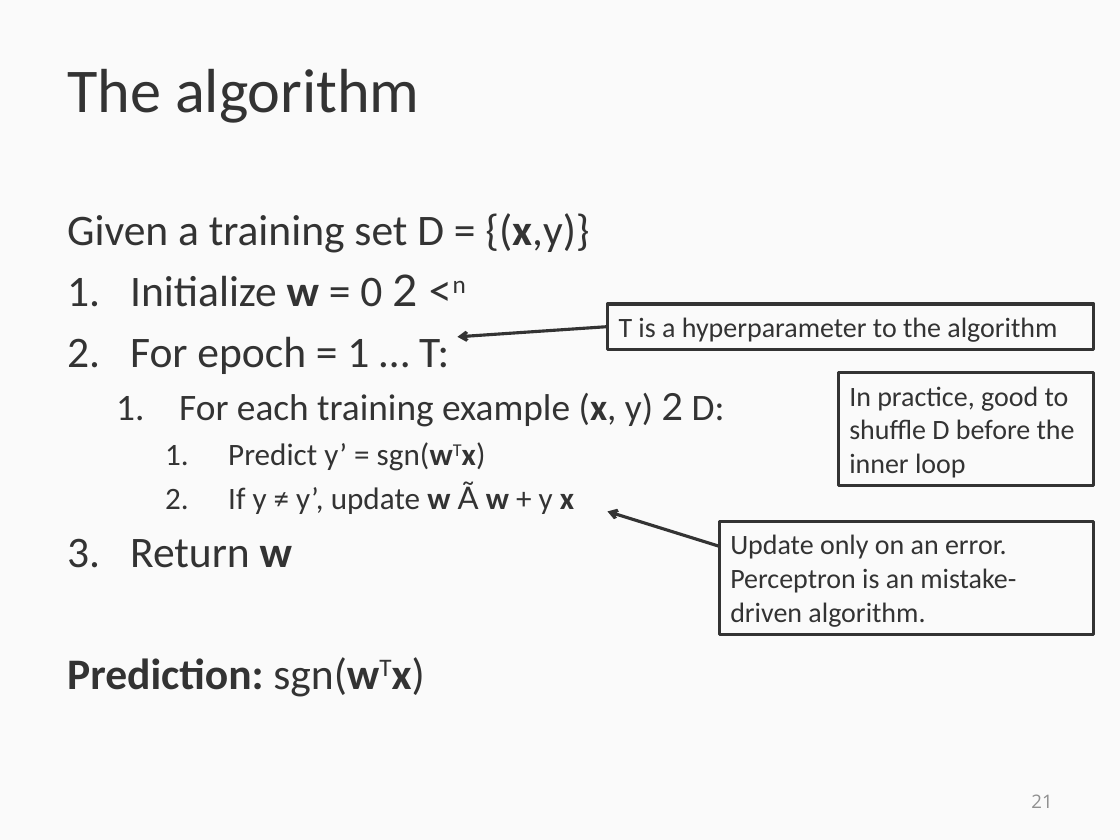
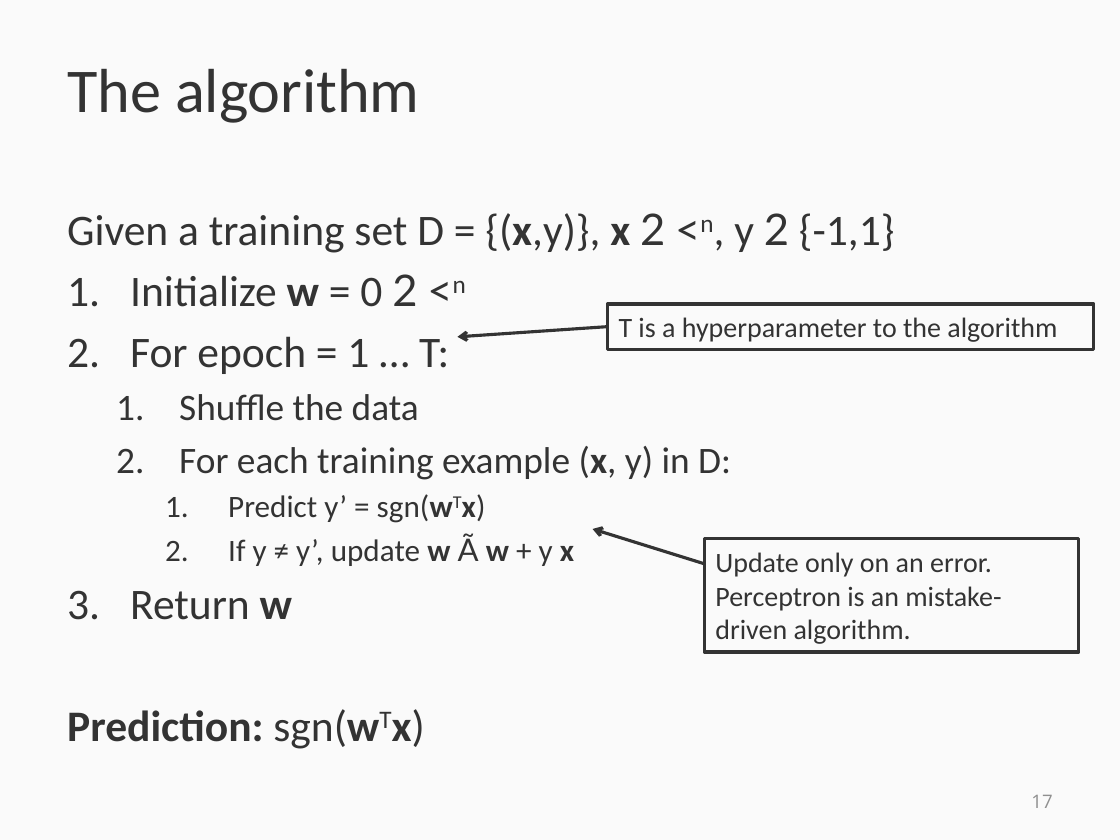
Before and after one commit to svivek/structured-prediction, a slide deck: slide 17 of slides/review/review.pptx (slide 21 before the commit). Drawn at 1120x840 pixels with LibreOffice and Linux fonts; fonts in the diff are those of the drawing. Boxes give left, top, right and bottom in pixels: in the first picture for what was removed or moved away, otherwise in the second. Text is boxed around its words. In the diff, an @@ line names an element or a change of style, - is before the commit and + after.

```diff
--- a/slides/review/review.pptx
+++ b/slides/review/review.pptx
@@ text at box(67, 213, 895, 253): text changed @@
-Given a training set D = {(x,y)}
+Given a training set D = {(x,y)}, x 2 <n, y 2 {-1,1}
@@ rectangle removed at box(838, 373, 1093, 486) @@
-In practice, good to shuffle D before the inner loop
@@ text at box(179, 394, 731, 480): text changed @@
-  1. For each training example (x, y) 2 D:
+  1. Shuffle the data
+  2. For each training example (x, y) in D:
@@ arrow moved from (719, 547) - (607, 512) to (704, 563) - (592, 529) @@
@@ rectangle "Update only on an error.": place and size @@
-rectangle "Update only on an error." at box(719, 522, 1093, 635)
+rectangle "Update only on an error." at box(704, 539, 1079, 652)
@@ page number at box(1031, 795, 1052, 808): text changed @@
-21
+17
```
Also in this commit, not shown: 21 other slides changed, 14 slides added, 17 slides removed, 3 other files.
